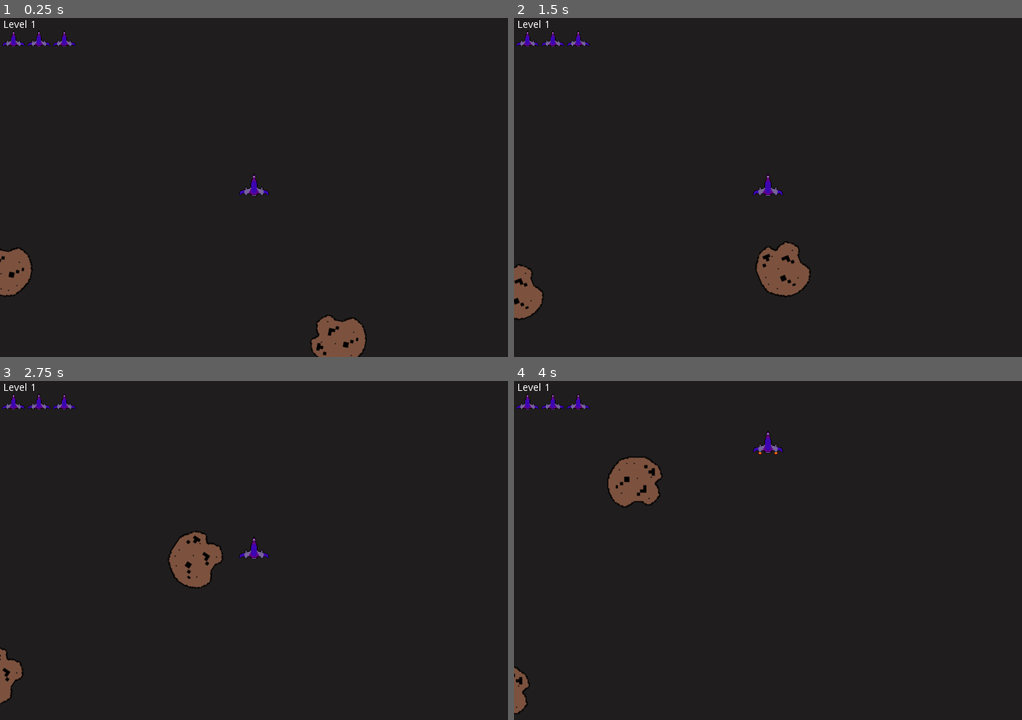
Above: before the commit, frames 1-4 (two rows, left to right).
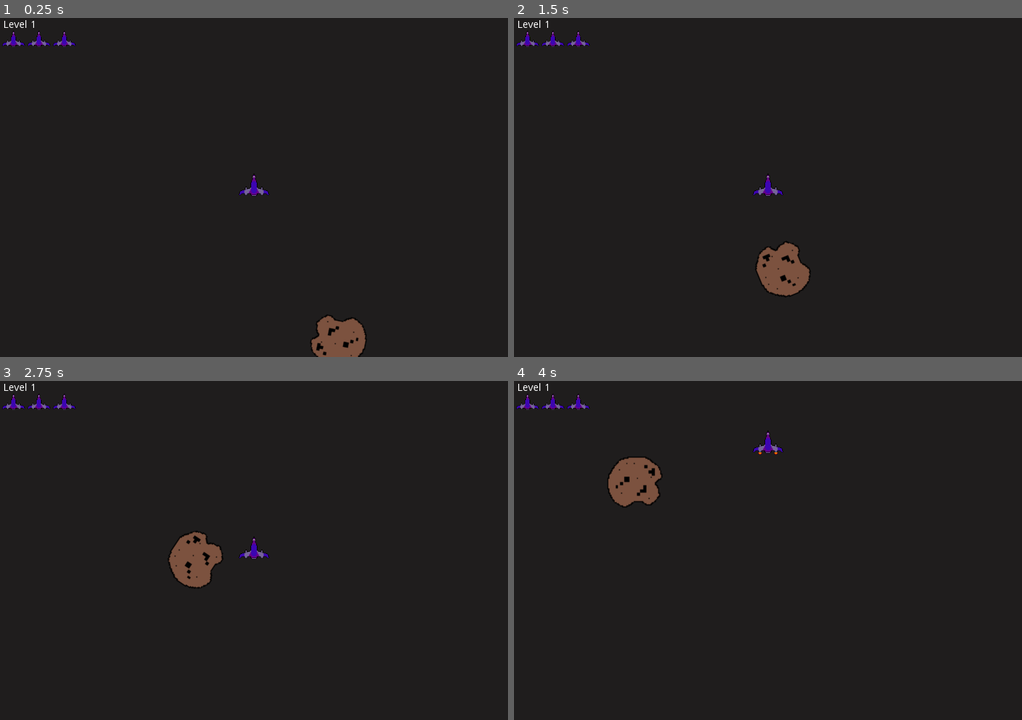
Above: after the commit, the same moments.

Repository: Ricardo41Costa/AsteroidGoDot
Game: Godot game, scene res://Scenes/Main.tscn
Same seed, same stepped clock (60 frames per second), same inputs: the game is played once before the commit and once after it.
Inputs:
- Up to frame 1 (0.25 s): no input
- Up to frame 2 (1.5 s): tap Enter (ui_accept) at 0.5, 0.77 s; hold Right (ui_right) 0.53-1.28 s; hold Left (ui_left) from 1.28 s (still down)
- Up to frame 3 (2.75 s): tap Enter (ui_accept) at 1.52 s; release Left (ui_left) at 2.03 s; hold Right (ui_right) from 2.03 s (still down)
- Up to frame 4 (4 s): release Right (ui_right) at 2.78 s; hold Up (ui_up) 2.78-3.53 s; tap Enter (ui_accept) at 3.02, 3.77 s; hold Left (ui_left) from 3.53 s (still down)

The runs differ from the first frame. In frame 1, 0.7% of the frame differs, in the area x 0-7%, y 67-83%; in frame 2, 0.6%; in frame 3, 0.4%; in frame 4, 0.3%.

Commit message:
main menu 4 & level switching

Diff:
--- a/Scenes/Comet_Type_1.tscn
+++ b/Scenes/Comet_Type_1.tscn
@@ -4,7 +4,9 @@
 [ext_resource path="res://Scripts/Comet.gd" type="Script" id=2]
 [ext_resource path="res://Scenes/Comet_Type_2.tscn" type="PackedScene" id=3]
 
-[node name="Comet" type="Area2D"]
+[node name="Comet" type="Area2D" groups=[
+"Comet",
+]]
 position = Vector2( 0.125, 0.0625 )
 scale = Vector2( 1.5, 1.5 )
 collision_mask = 6
--- a/Scenes/Comet_Type_2.tscn
+++ b/Scenes/Comet_Type_2.tscn
@@ -4,7 +4,9 @@
 [ext_resource path="res://Scripts/Comet.gd" type="Script" id=2]
 [ext_resource path="res://Scenes/Comet_Type_3.tscn" type="PackedScene" id=3]
 
-[node name="Comet" type="Area2D"]
+[node name="Comet" type="Area2D" groups=[
+"Comet",
+]]
 script = ExtResource( 2 )
 speed = 125
 rotationSpeed = 55.0
--- a/Scenes/Comet_Type_3.tscn
+++ b/Scenes/Comet_Type_3.tscn
@@ -3,7 +3,9 @@
 [ext_resource path="res://Sprites/comet_3.png" type="Texture" id=1]
 [ext_resource path="res://Scripts/Comet.gd" type="Script" id=2]
 
-[node name="Comet" type="Area2D"]
+[node name="Comet" type="Area2D" groups=[
+"Comet",
+]]
 scale = Vector2( 0.6, 0.6 )
 script = ExtResource( 2 )
 speed = 150
--- a/Scenes/Comet_Type_4.tscn
+++ b/Scenes/Comet_Type_4.tscn
@@ -3,7 +3,9 @@
 [ext_resource path="res://Sprites/comet_4.png" type="Texture" id=1]
 [ext_resource path="res://Scripts/Comet.gd" type="Script" id=2]
 
-[node name="Comet" type="Area2D"]
+[node name="Comet" type="Area2D" groups=[
+"Comet",
+]]
 script = ExtResource( 2 )
 
 [node name="Sprite" type="Sprite" parent="."]
--- a/Scenes/Main.tscn
+++ b/Scenes/Main.tscn
@@ -19,8 +19,8 @@
 curve = SubResource( 1 )
 
 [node name="CometSpawnLocation" type="PathFollow2D" parent="CometPath"]
-position = Vector2( 51.1, 129.1 )
-rotation = -0.601571
+position = Vector2( -40.8, -38.9002 )
+rotation = 0.00163249
 
 [node name="SpaceShip" parent="." instance=ExtResource( 1 )]
 position = Vector2( 356.159, 230.034 )
--- a/Scripts/Main.gd
+++ b/Scripts/Main.gd
@@ -9,15 +9,35 @@
 func _ready():
 	randomize()
 	screenSize = get_viewport().size
-	SpawnComet()
+	level = 0
+	NextLevel()
 
 # Called every frame. 'delta' is the elapsed time since the previous frame.
 func _process(delta):
-	pass
 
-func SpawnComet():
+	checkNumberOfComets()
 
-	var numberComets = 2
+func checkNumberOfComets():
+
+	var cometCount = get_tree().get_nodes_in_group("Comet").size();
+
+	print("cometCount", cometCount)
+
+	if (cometCount == 0):
+
+		NextLevel()
+
+func NextLevel():
+
+	level += 1
+	SpawnComet(level)
+	$CanvasLayer/UI._set_Level_Label_Text(level)
+
+func PlayerDeath():
+
+	get_tree().change_scene("res://Scenes/Main_Menu.tscn")
+
+func SpawnComet(numberComets):
 
 	for x in numberComets:
 
--- a/Scripts/SpaceShip.gd
+++ b/Scripts/SpaceShip.gd
@@ -3,6 +3,8 @@
 export var speed = 200 #player speed
 export (PackedScene) var bulletScene
 export(NodePath) var parent_path
+
+signal signal_death
 
 var timerVulnerable
 var isVulnerable
@@ -15,12 +17,8 @@
 
 # Called when the node enters the scene tree for the first time.
 func _ready():
-	uiScene = $"/root/Main/CanvasLayer/UI"
-	animationState = $AnimationTree.get("parameters/playback")
-	animationState.start("Idle")
-	screenSize = get_viewport_rect().size
-	position = Vector2(screenSize.x / 2, screenSize.y / 2)
-	isVulnerable = true
+
+	StartSpaceShip()
 
 # Called every frame. 'delta' is the elapsed time since the previous frame.
 func _physics_process(delta):
@@ -30,6 +28,20 @@
 	CannonController()
 	VulnerableController()
 	VulnerableController()
+
+func StartSpaceShip():
+
+	var uiScenePath = $"/root/Main/CanvasLayer/UI"
+	var mainScenePath = $"/root/Main"
+	var animationPath = $AnimationTree.get("parameters/playback")
+
+	uiScene = uiScenePath
+	animationState = animationPath
+	animationState.start("Idle")
+	screenSize = get_viewport_rect().size
+	position = Vector2(screenSize.x / 2, screenSize.y / 2)
+	isVulnerable = true
+	mainScenePath.connect("signal_death", self, "PlayerDeath")
 
 func CannonController():
 
@@ -130,6 +142,7 @@
 
 func _die():
 	queue_free()
+	emit_signal("signal_death")
 
 func _timer_callback():
 	isVulnerable = true
--- a/Scripts/Ui.gd
+++ b/Scripts/Ui.gd
@@ -15,7 +15,7 @@
 
 	var levelLabel = $LevelLabel
 
-	levelLabel.text = "Level " + level
+	levelLabel.text = "Level " + String(level)
 
 func _set_Reduce_Live_Counter(currentLives):
 
